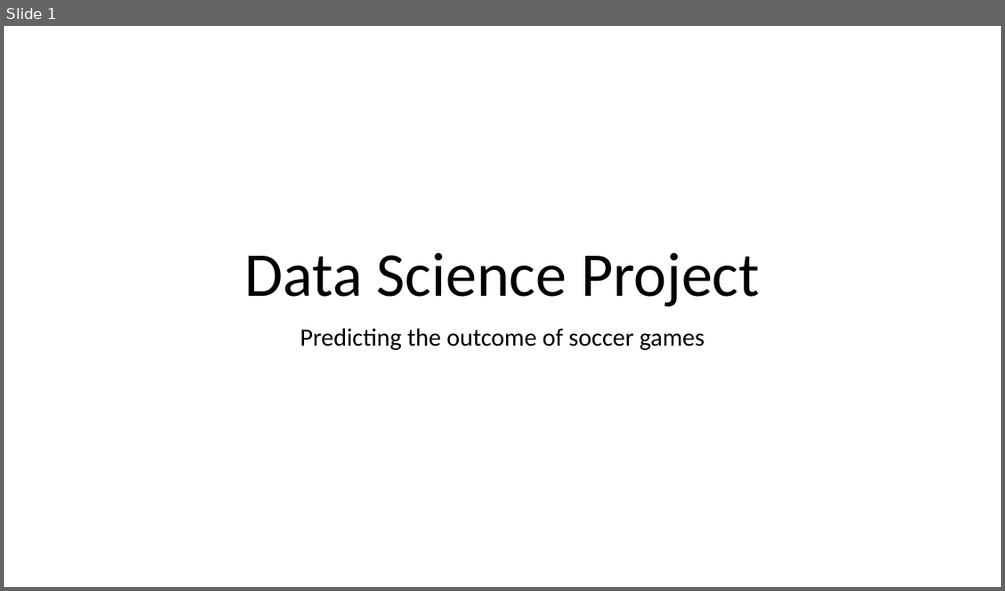
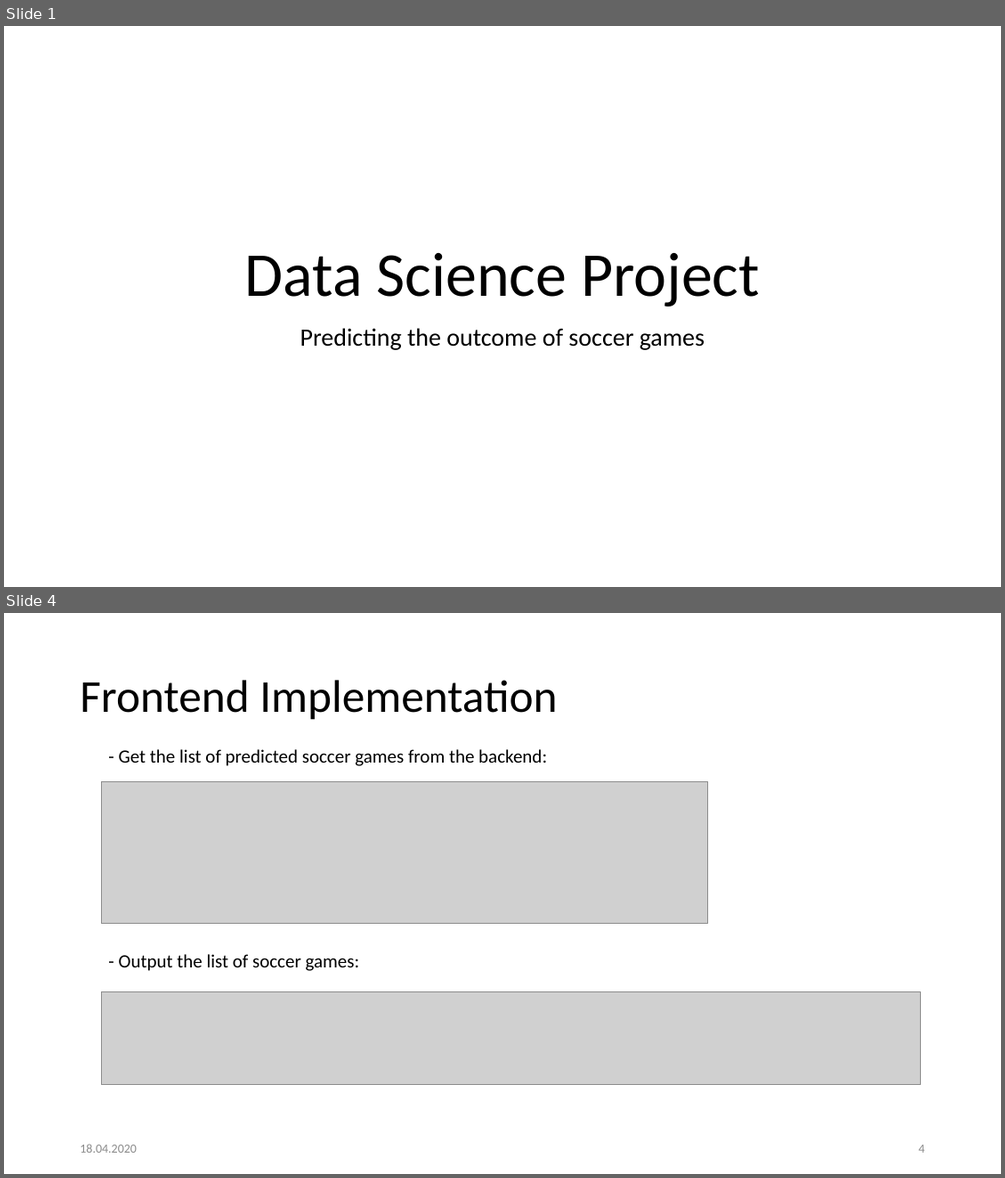
Before and after one commit to Khaledjallouli/project, a slide deck: Web/WebArchitectureDef.pptx. Shown one above the other, each under a label of ours: slide 1 before the commit, slides 1 and 4 after it; the slides between them are not shown. The pictures are 1005x591 and 1005x1178 pixels, drawn with LibreOffice and Linux fonts; fonts in the diff are those of the drawing; grey boxes stand for pictures; background and template pictures are left out. Boxes give left, top, right and bottom in pixels: in the first picture for what was removed or moved away, otherwise in the second. Text is boxed around its words. In the diff, an @@ line names an element or a change of style, - is before the commit and + after.

Commit message:
Frontend dynamic

```diff
--- a/Web/WebArchitectureDef.pptx
+++ b/Web/WebArchitectureDef.pptx
@@ slide 4 added at (4,613,1001,1174), background #FFFFFF @@
@@ title added at (80,680,557,720), 44 pt, text #000000 @@
+Frontend Implementation
@@ text added at (119,749,547,766), 18 pt, text #000000 @@
+- Get the list of predicted soccer games from the backend:
@@ picture added at (101,781,708,924) @@
@@ text added at (119,954,360,971), 18 pt, text #000000 @@
+- Output the list of soccer games:
@@ picture added at (101,991,921,1084) @@
@@ text added at (80,1143,137,1152), 12 pt, text #8C8C8C @@
+18.04.2020
@@ page number added at (918,1144,924,1152), 12 pt, text #8C8C8C @@
+4
```
Also in this commit, not shown: 2 slides changed, 1 other slide added, 5 other files.
